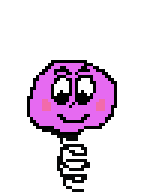
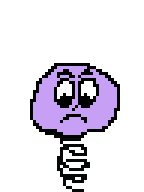
Comparing the layer stacks of the two 144 × 192 images. Changes:
showed "Spring copy 2" over [30, 63, 120, 141]
hid "Spring" over [63, 138, 81, 141]
hid "Happy Head" over [27, 60, 117, 138]
